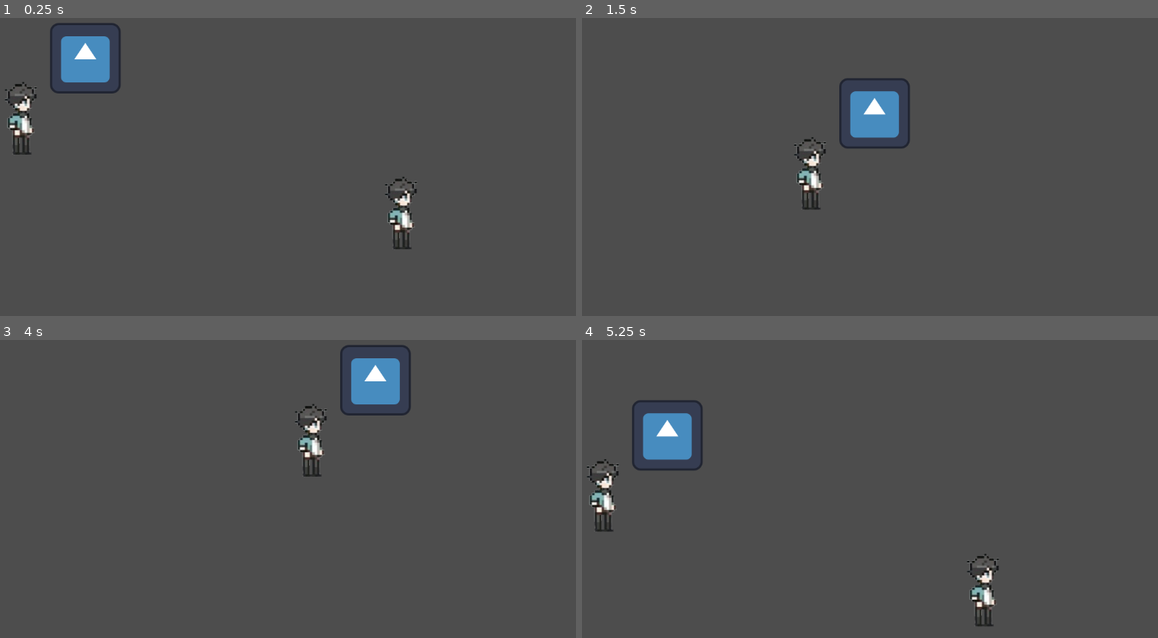
Above: before the commit, frames 1-4 (two rows, left to right).
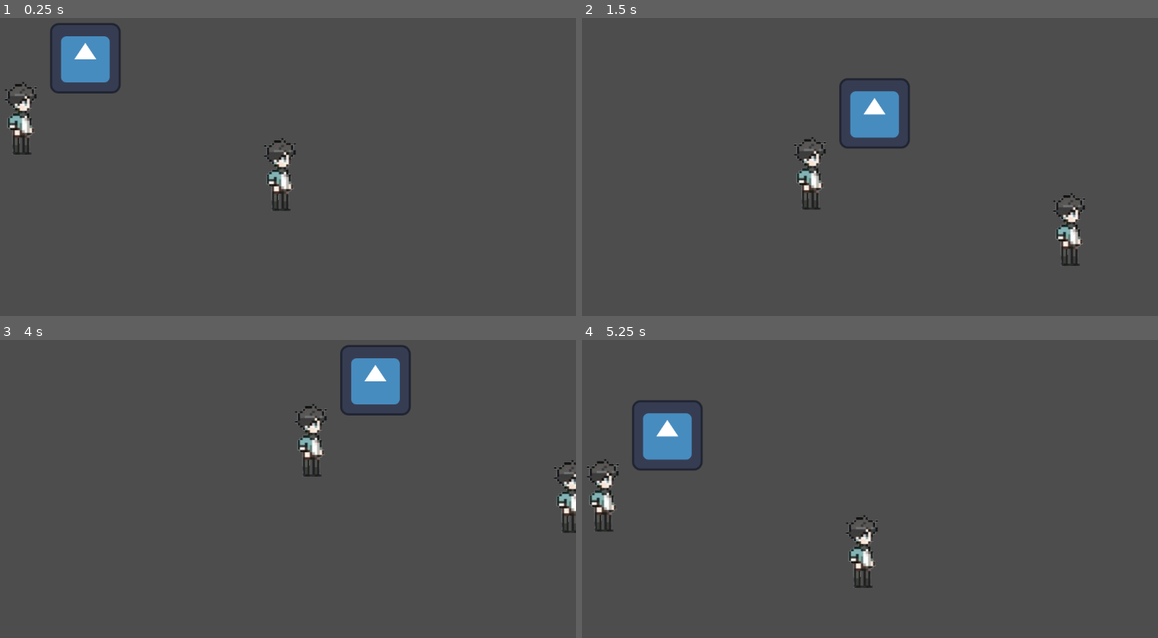
Above: after the commit, the same moments.

Repository: Kasandra2412/Group_Lab2
Game: Godot game, scene res://sprite_2d.tscn
The game is run twice, just before and just after one commit, with the same random seed, the same clock (stepped at 60 frames per second) and the same inputs. The engine's default icon, where the game draws it, is replaced by a stand-in: a white triangle on a blue panel in a dark square.
Inputs:
- Up to frame 1 (0.25 s): no input
- Up to frame 2 (1.5 s): tap Enter at 0.5 s; hold Right (ui_right) 0.53-1.28 s; hold Down (ui_down) from 1.28 s (still down)
- Up to frame 3 (4 s): release Down (ui_down) at 2.03 s; hold Right (ui_right) 2.03-2.78 s; hold Up (ui_up) 2.78-3.53 s; hold Left (ui_left) from 3.53 s (still down)
- Up to frame 4 (5.25 s): release Left (ui_left) at 5.03 s; hold Down (ui_down) from 5.03 s (still down)

The runs differ from the first frame. In frame 1, 1.1% of the frame differs, in the area x 45-73%, y 40-78%; in frame 2, 0.5%; in frame 3, 0.4%; in frame 4, 1.1%, in the area x 45-73%, y 58-96%.

Commit message:
green rectangle added

Diff:
--- a/node_2d.tscn
+++ b/node_2d.tscn
@@ -1,19 +1,10 @@
-[gd_scene load_steps=2 format=3 uid="uid://ck2fyhcp1b4ca"]
-
-[ext_resource type="PackedScene" uid="uid://bj24ofi5iqa5p" path="res://sprite_2d.tscn" id="1_ig7v2"]
+[gd_scene format=3 uid="uid://ck2fyhcp1b4ca"]
 
 [node name="Node2D" type="Node2D"]
 
-[node name="Sprite2D" parent="." instance=ExtResource("1_ig7v2")]
-
-[node name="Timer" type="Timer" parent="Sprite2D"]
-autostart = true
-
-[node name="Button" type="Button" parent="."]
-offset_left = 507.0
-offset_top = 369.0
-offset_right = 645.0
-offset_bottom = 407.0
-text = "Don't press"
-
-[connection signal="pressed" from="Button" to="Sprite2D" method="_on_button_pressed"]
+[node name="ColorRect" type="ColorRect" parent="."]
+offset_left = 432.0
+offset_top = 202.0
+offset_right = 726.0
+offset_bottom = 894.0
+color = Color(0.382179, 0.727594, 0.572296, 1)
--- a/sprite_2d.tscn
+++ b/sprite_2d.tscn
@@ -10,7 +10,7 @@
 script = ExtResource("2_lssfl")
 
 [node name="Stand" type="Sprite2D" parent="."]
-position = Vector2(571, 277)
+position = Vector2(352, 207)
 texture = ExtResource("3_acxy3")
 
 [node name="Stand2" type="Sprite2D" parent="."]
